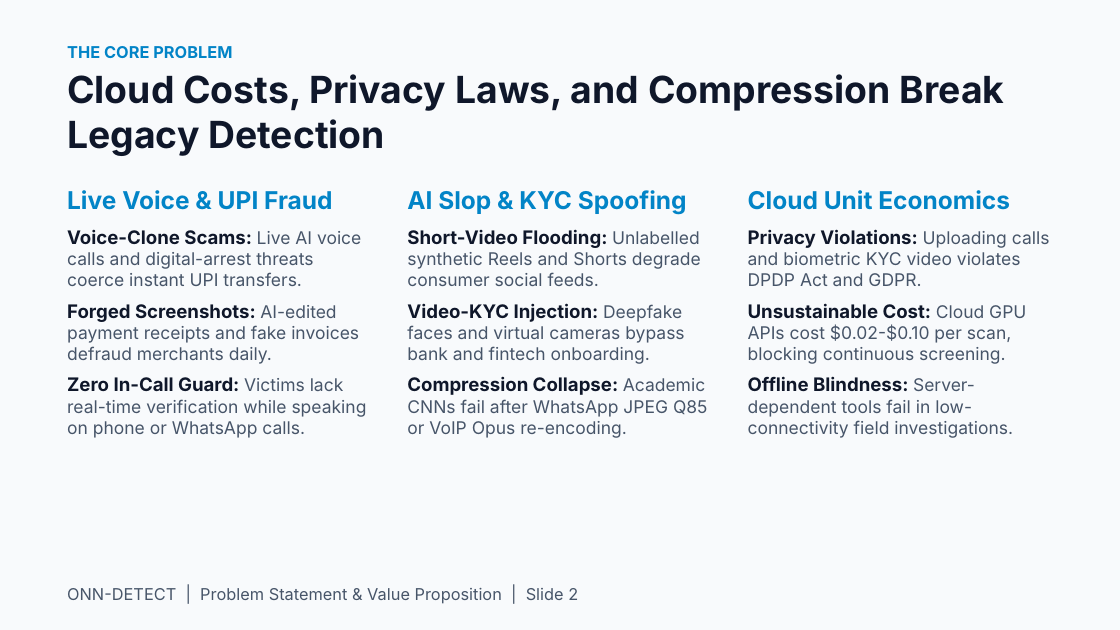
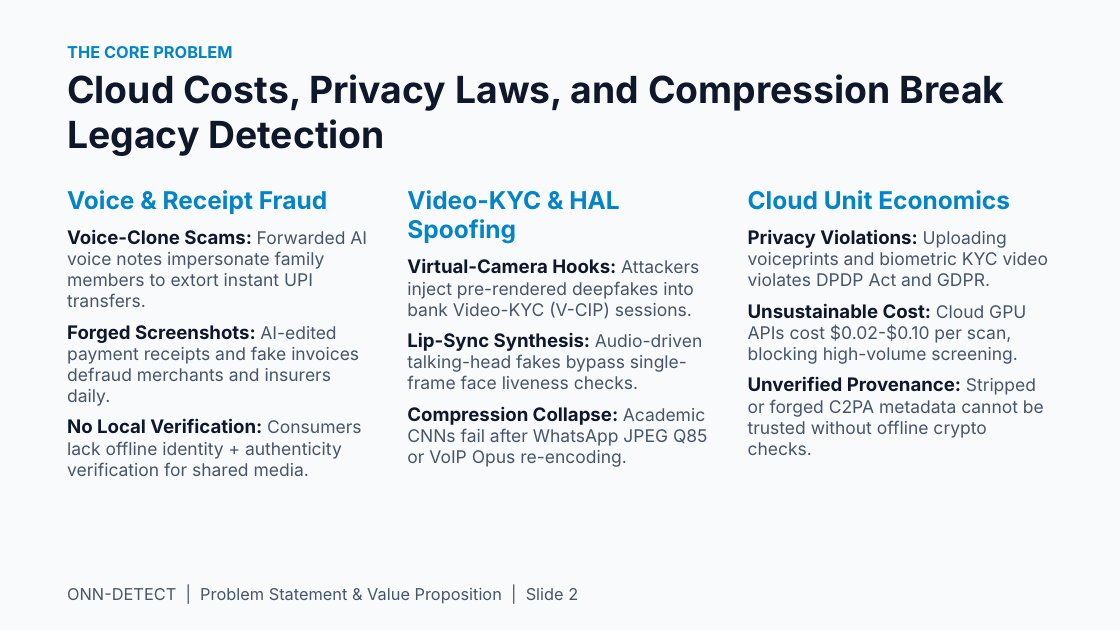
Before and after one commit to shubhamiitshk/Onn-Detect-, a slide deck: slide 2 of ONN_DETECT_PITCH_DECK_Z21_KGP_FORGE.pptx. Drawn at 1120x630 pixels with LibreOffice and Linux fonts; fonts in the diff are those of the drawing. Boxes give left, top, right and bottom in pixels: in the first picture for what was removed or moved away, otherwise in the second. Text is boxed around its words. In the diff, an @@ line names an element or a change of style, - is before the commit and + after.

```diff
--- a/ONN_DETECT_PITCH_DECK_Z21_KGP_FORGE.pptx
+++ b/ONN_DETECT_PITCH_DECK_Z21_KGP_FORGE.pptx
@@ text at (67,190,361,476): text changed @@
-Live Voice & UPI Fraud
-Voice-Clone Scams: Live AI voice calls and digital-arrest threats coerce instant UPI transfers.
-Forged Screenshots: AI-edited payment receipts and fake invoices defraud merchants daily.
-Zero In-Call Guard: Victims lack real-time verification while speaking on phone or WhatsApp calls.
+Voice & Receipt Fraud
+Voice-Clone Scams: Forwarded AI voice notes impersonate family members to extort instant UPI transfers.
+Forged Screenshots: AI-edited payment receipts and fake invoices defraud merchants and insurers daily.
+No Local Verification: Consumers lack offline identity + authenticity verification for shared media.
@@ text at (407,190,699,389): text changed @@
-AI Slop & KYC Spoofing
-Short-Video Flooding: Unlabelled synthetic Reels and Shorts degrade consumer social feeds.
-Video-KYC Injection: Deepfake faces and virtual cameras bypass bank and fintech onboarding.
+Video-KYC & HAL Spoofing
+Virtual-Camera Hooks: Attackers inject pre-rendered deepfakes into bank Video-KYC (V-CIP) sessions.
+Lip-Sync Synthesis: Audio-driven talking-head fakes bypass single-frame face liveness checks.
@@ text at (748,252,1048,455): text changed @@
-Privacy Violations: Uploading calls and biometric KYC video violates DPDP Act and GDPR.
-Unsustainable Cost: Cloud GPU APIs cost $0.02-$0.10 per scan, blocking continuous screening.
-Offline Blindness: Server-dependent tools fail in low-connectivity field investigations.
+Privacy Violations: Uploading voiceprints and biometric KYC video violates DPDP Act and GDPR.
+Unsustainable Cost: Cloud GPU APIs cost $0.02-$0.10 per scan, blocking high-volume screening.
+Unverified Provenance: Stripped or forged C2PA metadata cannot be trusted without offline crypto checks.
```
Also in this commit, not shown: 9 other slides changed, 3 other files.
